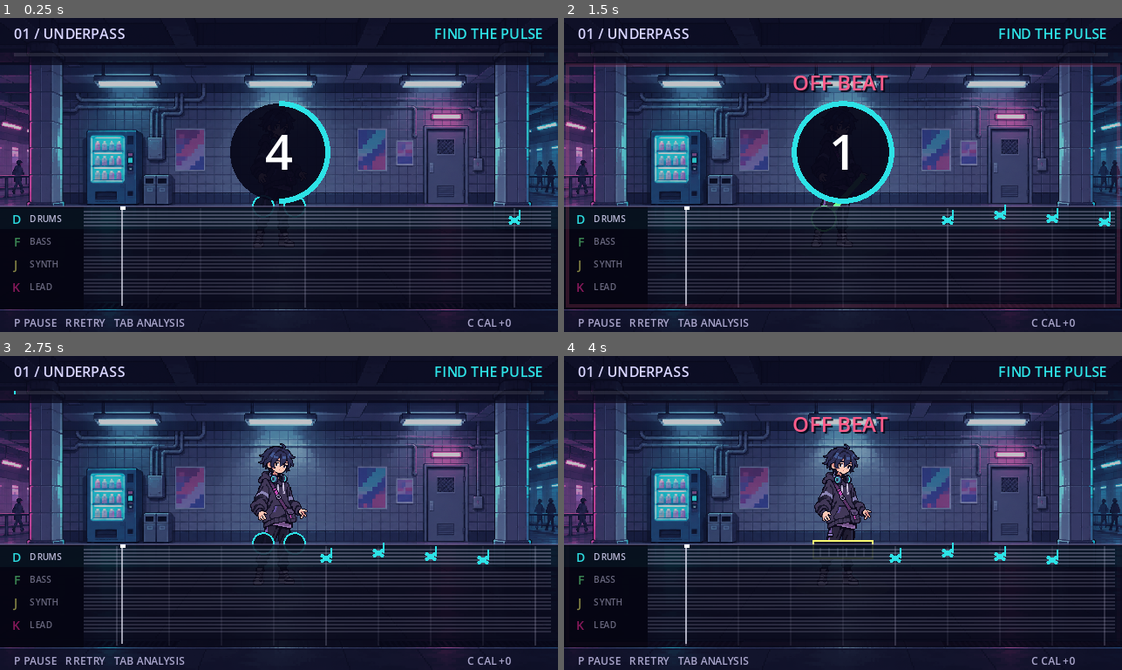
Above: before the commit, frames 1-4 (two rows, left to right).
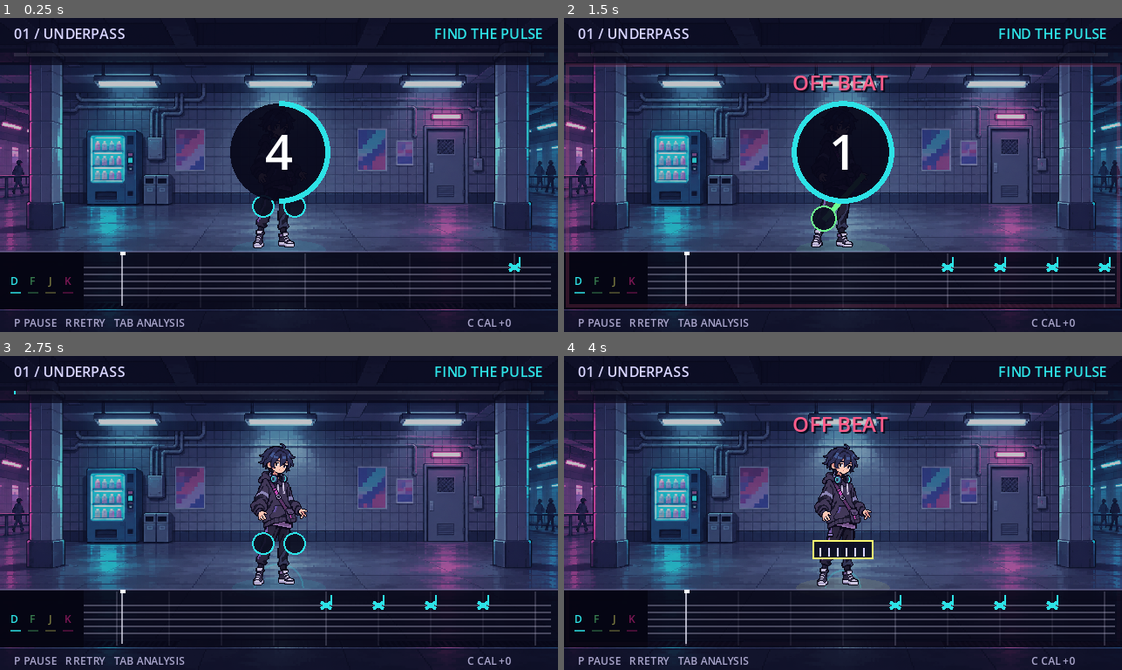
Above: after the commit, the same moments.

Repository: fatjiao/beatspell-game
Game: Godot game, scene res://scenes/prototype/prototype_stage.tscn
Same seed, same stepped clock (60 frames per second), same inputs: the game is played once before the commit and once after it. Sound files missing from this copy of the repository are replaced by a short silence.
Inputs:
- Up to frame 1 (0.25 s): no input
- Up to frame 2 (1.5 s): tap Enter (ui_accept) at 0.5 s; hold Enter (ui_accept) 0.53-1.28 s; tap F (instrument_bass) at 1.35 s
- Up to frame 3 (2.75 s): tap Enter (ui_accept) at 1.52, 1.55, 1.82, 2.3 s; hold D (instrument_drums) from 2.03 s (still down)
- Up to frame 4 (4 s): release D (instrument_drums) at 2.78 s; tap K (instrument_lead) at 2.85 s; tap Enter (ui_accept) at 3.02, 3.05, 3.32 s; hold Enter (ui_accept) from 3.53 s (still down); tap J (instrument_synth) at 3.6 s

The runs differ from the first frame. In frame 1, 20% of the frame differs, in the area x 0-100%, y 59-89%; in frame 2, 20%; in frame 3, 20%; in frame 4, 20%.

Commit message:
fix: compact instruments into one staff

Diff:
--- a/scripts/presentation/flowing_staff.gd
+++ b/scripts/presentation/flowing_staff.gd
@@ -1,16 +1,16 @@
 extends RefCounted
 
-const PANEL_TOP := 108.0
+const PANEL_TOP := 134.0
 const PANEL_BOTTOM := 167.0
 const HIT_X := 70.0
 const NOTE_SPEED_PX_PER_SECOND := 60.0
 const LOOK_AHEAD_MS := 4000
 const PAST_WINDOW_MS := 200
-const ROW_CENTERS := {
-	"drums": 115.0,
-	"bass": 128.0,
-	"synth": 141.0,
-	"lead": 154.0,
+const NOTE_POSITIONS := {
+	"drums": 143.0,
+	"bass": 147.0,
+	"synth": 153.0,
+	"lead": 159.0,
 }
 
 
@@ -23,5 +23,5 @@
 	return delta_ms >= -PAST_WINDOW_MS and delta_ms <= LOOK_AHEAD_MS
 
 
-func row_center(instrument: String) -> float:
-	return float(ROW_CENTERS.get(instrument, ROW_CENTERS.drums))
+func note_y(instrument: String) -> float:
+	return float(NOTE_POSITIONS.get(instrument, NOTE_POSITIONS.drums))
--- a/scripts/prototype/prototype_stage.gd
+++ b/scripts/prototype/prototype_stage.gd
@@ -511,17 +511,10 @@
 
 	_draw_score_beat_guides()
 	var now := Time.get_ticks_msec()
-	for row_index in INSTRUMENTS.size():
-		var instrument: String = INSTRUMENTS[row_index]
-		var row_y: float = _flowing_staff.row_center(instrument)
-		var color: Color = COLORS[instrument]
-		var pressed: bool = int(_pad_flash_until.get(instrument, 0)) > now
-		var section_active: bool = section.instrument == instrument or section.instrument == "ensemble"
-		if section_active or pressed:
-			var row_glow := color
-			row_glow.a = 0.055 if not pressed else 0.18
-			draw_rect(Rect2(0, row_y - 6, 320, 12), row_glow)
-		_draw_instrument_staff(font, instrument, row_y, section_active)
+	var staff_center := 151.0
+	for line_offset in [-8.0, -4.0, 0.0, 4.0, 8.0]:
+		draw_line(Vector2(48, staff_center + line_offset), Vector2(316, staff_center + line_offset), Color(0.82, 0.81, 0.94, 0.30), 1.0)
+	_draw_compact_key_legend(font, section, now)
 
 	draw_line(
 		Vector2(_flowing_staff.HIT_X, _flowing_staff.PANEL_TOP + 2),
@@ -535,15 +528,18 @@
 		_draw_staff_hit_burst(now)
 
 
-func _draw_instrument_staff(font: Font, instrument: String, row_y: float, active: bool) -> void:
-	var color: Color = COLORS[instrument]
-	var line_color := Color(0.78, 0.77, 0.91, 0.28 if active else 0.16)
-	for line_offset in [-4.0, -2.0, 0.0, 2.0, 4.0]:
-		draw_line(Vector2(48, row_y + line_offset), Vector2(316, row_y + line_offset), line_color, 1.0)
-	var key_color := color
-	key_color.a = 0.95 if active else 0.52
-	draw_string(font, Vector2(5, row_y + 3), KEY_LABELS[instrument], HORIZONTAL_ALIGNMENT_CENTER, 10, 7, key_color)
-	draw_string(font, Vector2(17, row_y + 2), DISPLAY_NAMES[instrument], HORIZONTAL_ALIGNMENT_LEFT, 27, 5, Color(0.82, 0.81, 0.94, 0.88 if active else 0.48))
+func _draw_compact_key_legend(font: Font, section: Dictionary, now: int) -> void:
+	for instrument_index in INSTRUMENTS.size():
+		var instrument: String = INSTRUMENTS[instrument_index]
+		var key_x := 5.0 + float(instrument_index) * 10.0
+		var active: bool = section.instrument == instrument or section.instrument == "ensemble"
+		var pressed: bool = int(_pad_flash_until.get(instrument, 0)) > now
+		var key_color: Color = COLORS[instrument]
+		key_color.a = 1.0 if active or pressed else 0.48
+		if pressed:
+			draw_circle(Vector2(key_x + 4, 151), 6.0, Color(key_color, 0.16))
+		draw_string(font, Vector2(key_x, 153), KEY_LABELS[instrument], HORIZONTAL_ALIGNMENT_CENTER, 8, 6, key_color)
+		draw_rect(Rect2(key_x + 1, 157, 6, 1), Color(key_color, 0.75 if active else 0.25))
 
 
 func _draw_score_beat_guides() -> void:
@@ -575,9 +571,7 @@
 		var note_x: float = _flowing_staff.note_x(_song_time_ms, chart_event.time_ms)
 		if note_x < 48.0 or note_x > 316.0:
 			continue
-		var row_y: float = _flowing_staff.row_center(chart_event.instrument)
-		var pitch_offset := float([-2, 0, 2, -1, 1][posmod(int(chart_event.time_ms / 500), 5)])
-		var note_position := Vector2(note_x, row_y + pitch_offset)
+		var note_position := Vector2(note_x, _flowing_staff.note_y(chart_event.instrument))
 		var color: Color = COLORS[chart_event.instrument]
 		var approach := clampf(1.0 - float(maxi(0, delta_ms)) / 1000.0, 0.0, 1.0)
 		if approach > 0.0:
@@ -604,7 +598,7 @@
 
 
 func _draw_staff_hit_burst(now: int) -> void:
-	var row_y: float = _flowing_staff.row_center(_active_instrument)
+	var row_y: float = _flowing_staff.note_y(_active_instrument)
 	var color: Color = COLORS[_active_instrument]
 	var life := clampf(float(_hit_burst_until - now) / 260.0, 0.0, 1.0)
 	color.a = life * 0.55
--- a/tests/capture_feedback_preview.gd
+++ b/tests/capture_feedback_preview.gd
@@ -10,7 +10,7 @@
 	var stage = load("res://scenes/prototype/prototype_stage.tscn").instantiate()
 	root.add_child(stage)
 	await create_timer(3.1).timeout
-	if not _save_view("res://build/flowing-staff-preview.png"):
+	if not _save_view("res://build/compact-staff-preview.png"):
 		quit(1)
 		return
 
@@ -23,7 +23,7 @@
 	stage.queue_redraw()
 	await process_frame
 	await process_frame
-	if not _save_view("res://build/flowing-staff-ensemble-preview.png"):
+	if not _save_view("res://build/compact-staff-ensemble-preview.png"):
 		quit(1)
 		return
 
@@ -40,6 +40,8 @@
 	if not _save_view("res://build/result-card-preview.png"):
 		quit(1)
 		return
+	stage.queue_free()
+	await process_frame
 	print("Saved gameplay feedback previews.")
 	quit(0)
 
--- a/tests/test_flowing_staff.gd
+++ b/tests/test_flowing_staff.gd
@@ -12,8 +12,11 @@
 	_expect(failures, staff.is_note_visible(4000), "four-second lookahead is visible")
 	_expect(failures, not staff.is_note_visible(-201), "old note is hidden")
 	_expect(failures, not staff.is_note_visible(4001), "distant note is hidden")
-	_expect_float(failures, staff.row_center("drums"), 115.0, "drums row")
-	_expect_float(failures, staff.row_center("lead"), 154.0, "lead row")
+	_expect(failures, staff.PANEL_BOTTOM - staff.PANEL_TOP <= 34.0, "score panel stays compact")
+	_expect_float(failures, staff.note_y("drums"), 143.0, "drums position")
+	_expect_float(failures, staff.note_y("bass"), 147.0, "bass position")
+	_expect_float(failures, staff.note_y("synth"), 153.0, "synth position")
+	_expect_float(failures, staff.note_y("lead"), 159.0, "lead position")
 	return failures
 
 
Not shown, added: docs/plans/2026-11-05-compact-single-staff-implementation.md
